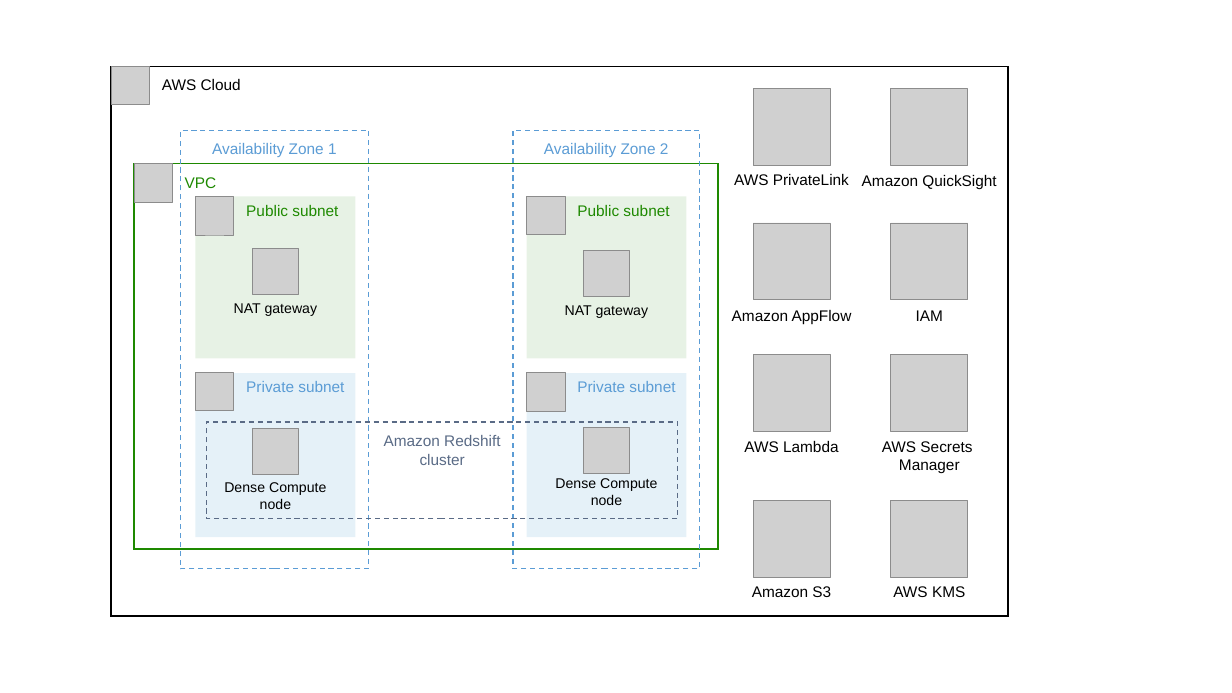
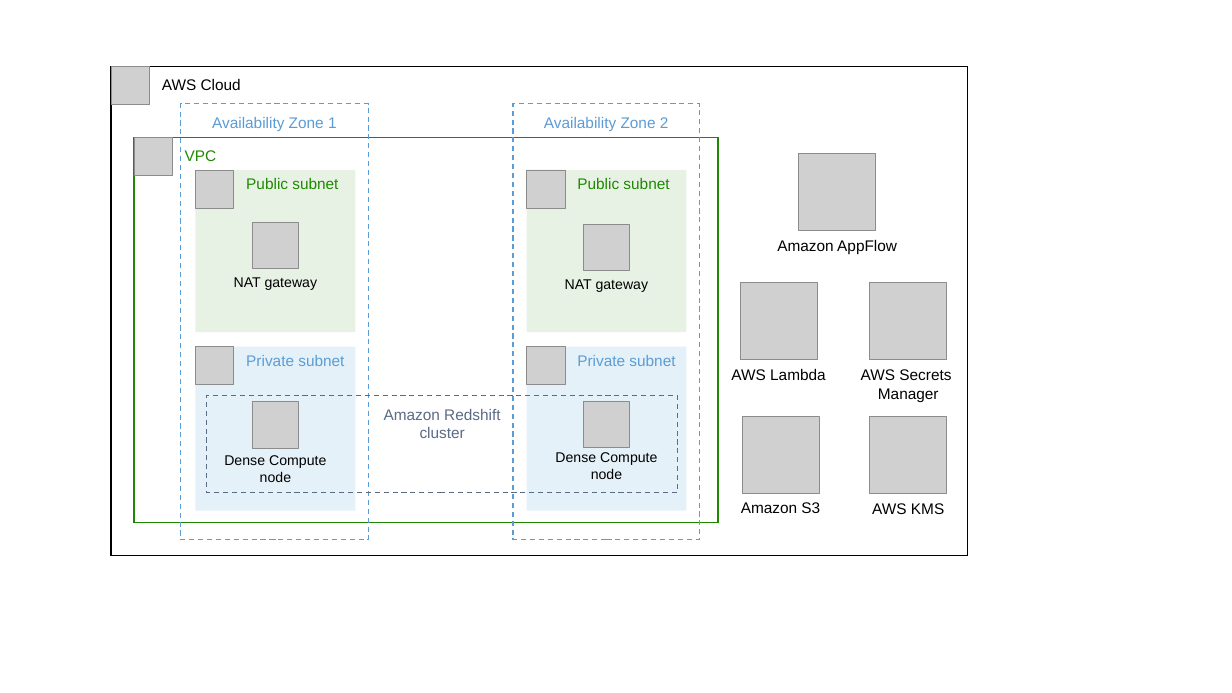
Before and after one commit to aws-quickstart/quickstart-keyrus-salesforce-reporting, a slide deck: slide 1 of docs/deployment_guide/images/keyrus-salesforce-architecture-diagrams.pptx. Drawn at 1232x693 pixels with LibreOffice and Linux fonts; fonts in the diff are those of the drawing; grey boxes stand for pictures. Boxes give left, top, right and bottom in pixels: in the first picture for what was removed or moved away, otherwise in the second. Text is boxed around its words. In the diff, an @@ line names an element or a change of style, - is before the commit and + after.

```diff
--- a/docs/deployment_guide/images/keyrus-salesforce-architecture-diagrams.pptx
+++ b/docs/deployment_guide/images/keyrus-salesforce-architecture-diagrams.pptx
@@ rectangle "AWS Cloud": place and size @@
-rectangle "AWS Cloud" at bbox=[111, 67, 1008, 616]
+rectangle "AWS Cloud" at bbox=[111, 67, 968, 556]
@@ picture removed at bbox=[753, 89, 830, 165] @@
@@ picture removed at bbox=[891, 89, 968, 165] @@
@@ text removed at bbox=[734, 174, 849, 185] @@
-AWS PrivateLink
@@ picture: place and size @@
-picture at bbox=[753, 223, 830, 299]
+picture at bbox=[799, 153, 875, 230]
@@ text removed at bbox=[862, 175, 996, 189] @@
-Amazon QuickSight
@@ text "Amazon AppFlow": place and size @@
-text "Amazon AppFlow" at bbox=[732, 310, 852, 324]
+text "Amazon AppFlow" at bbox=[777, 240, 897, 254]
@@ picture removed at bbox=[891, 223, 968, 299] @@
@@ picture: place and size @@
-picture at bbox=[753, 354, 830, 431]
+picture at bbox=[740, 283, 817, 360]
@@ picture: place and size @@
-picture at bbox=[891, 354, 968, 431]
+picture at bbox=[870, 283, 946, 360]
@@ text removed at bbox=[916, 310, 943, 321] @@
-IAM
@@ text "AWS Lambda": place and size @@
-text "AWS Lambda" at bbox=[744, 441, 839, 452]
+text "AWS Lambda" at bbox=[731, 369, 826, 380]
@@ text "AWS Secrets Manager": place and size @@
-text "AWS Secrets Manager" at bbox=[882, 441, 972, 473]
+text "AWS Secrets Manager" at bbox=[861, 369, 951, 402]
@@ 9 pictures, 8 rectangles, 4 texts: place and size @@
-9 pictures, 8 rectangles, 4 texts at bbox=[134, 130, 718, 568]
+9 pictures, 8 rectangles, 4 texts at bbox=[134, 104, 718, 539]
@@ picture: place and size @@
-picture at bbox=[753, 501, 830, 578]
+picture at bbox=[742, 417, 819, 494]
@@ picture: place and size @@
-picture at bbox=[891, 501, 968, 578]
+picture at bbox=[870, 417, 946, 494]
@@ text "Amazon S3": place and size @@
-text "Amazon S3" at bbox=[752, 586, 831, 597]
+text "Amazon S3" at bbox=[741, 502, 820, 513]
@@ text "AWS KMS": place and size @@
-text "AWS KMS" at bbox=[893, 586, 965, 597]
+text "AWS KMS" at bbox=[872, 503, 944, 514]
```
Also in this commit, not shown: 8 other files.
